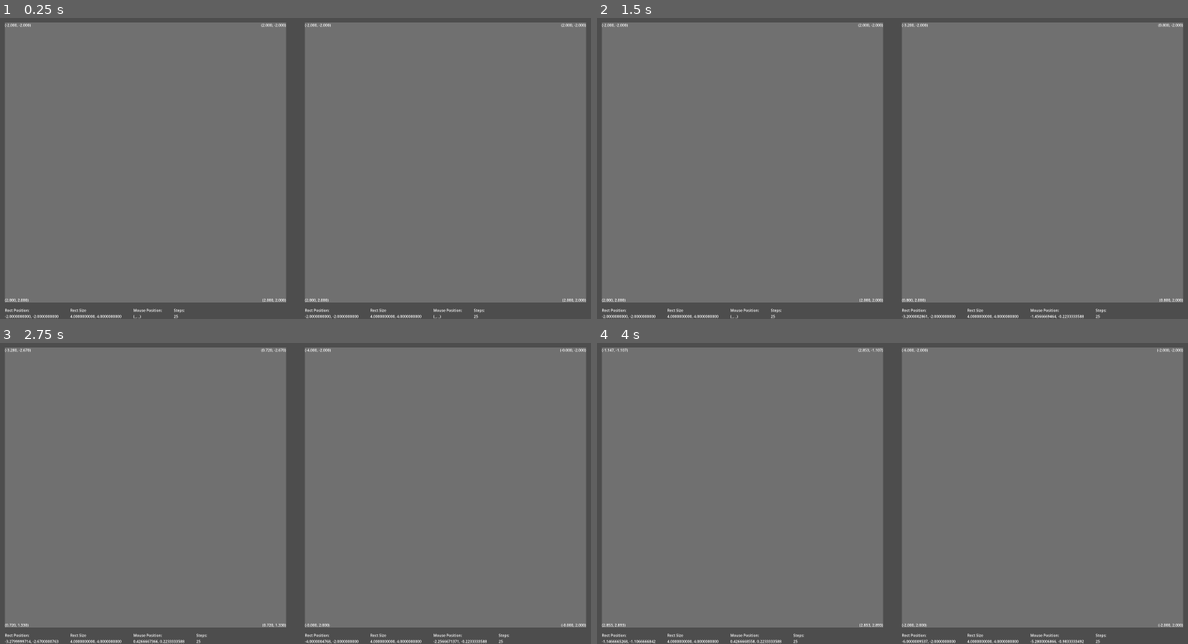
Above: before the commit, frames 1-4 (two rows, left to right).
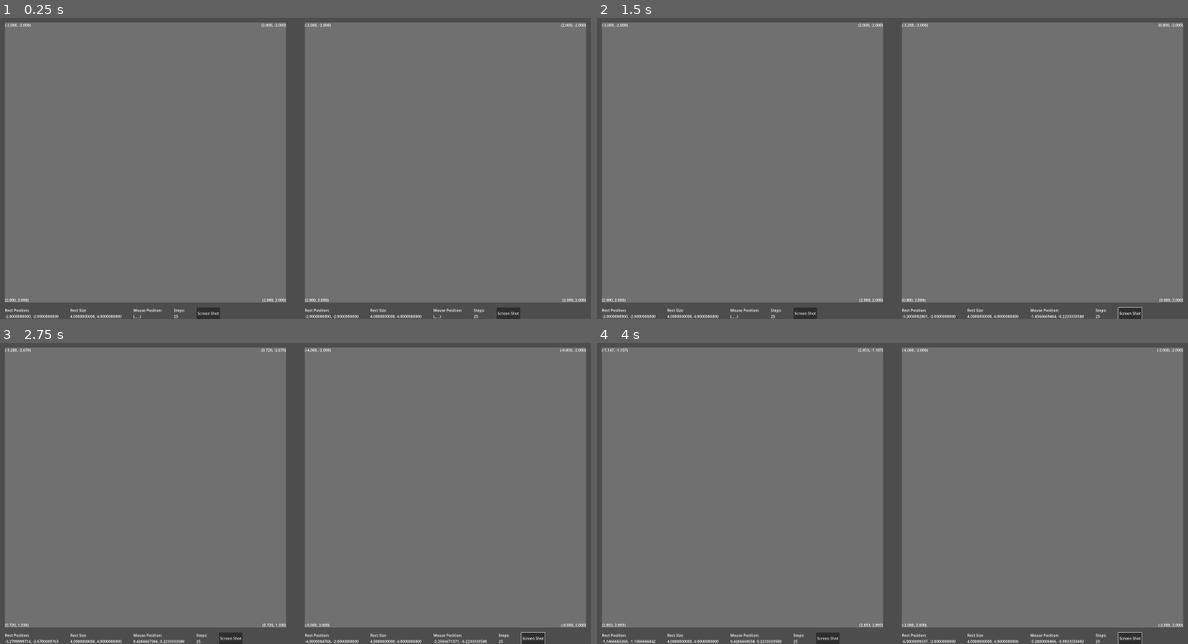
Above: after the commit, the same moments.

Repository: kirkatia98/mandelbrot
Game: Godot game, scene res://root.tscn
The game is run twice, just before and just after one commit, with the same random seed, the same clock (stepped at 60 frames per second) and the same inputs.
Inputs (mouse positions are in pixels of both pictures, inside the frame that each line leads up to):
- Up to frame 1 (0.25 s): no input
- Up to frame 2 (1.5 s): click (803, 312) at 0.5 s, where only the run after the commit has a clickable "Screen Shot"; tap Enter at 1.25 s; move the mouse to (1022, 147) at 1.27 s; hold Right (ui_right) from 1.28 s (still down); click (1022, 147) at 1.42 s
- Up to frame 3 (2.75 s): release Right (ui_right) at 2 s; tap Space at 2 s; drag from (177, 502) to (265, 550) at 2.02 s
- Up to frame 4 (4 s): tap Enter at 2.75 s; move the mouse to (951, 418) at 2.77 s; hold Right (ui_right) 2.78-3.5 s; click (951, 418) at 2.92 s; tap Space at 3.5 s; drag from (862, 550) to (715, 439) at 3.52 s

The runs differ from the first frame. In frame 1, 0.3% of the frame differs, in the area x 33-88%, y 96-100%; in frame 2, 0.3%, in the area x 33-93%, y 96-100%; in frame 3, 0.3%; in frame 4, 0.3%.

Commit message:
screenshot saving prototype

Diff:
--- a/fractal.gd
+++ b/fractal.gd
@@ -105,6 +105,17 @@
 	return int(50.0/pow(rect_size.length(), 0.4))
 
 
+func save_png():
+	var viewport : Viewport = get_viewport()
+	var texture: Texture2D = viewport.get_texture()
+	var image : Image = texture.get_image()
+
+	var res = image.save_png("res://image.png")
+	print(image)
+	print(res)
+
+
+# drag and zoom input using a mouse
 func _input(event):
 	var local_mouse = get_local_mouse_position()
 	var global_mouse = get_global_mouse_position()
@@ -157,3 +168,7 @@
 	# faster movement
 	var input_vector : Vector2 = Input.get_vector("ui_left", "ui_right", "ui_up", "ui_down")
 	rect_position -= pan_speed * rect_size * input_vector
+
+
+func _on_button_pressed():
+	pass # Replace with function body.
--- a/fractal.tscn
+++ b/fractal.tscn
@@ -102,5 +102,11 @@
 text = "Steps:
 25"
 
-[node name="ResourcePreloader" type="ResourcePreloader" parent="."]
+[node name="ResourcePreloader" type="ResourcePreloader" parent="Debug Hints"]
 resources = [PackedStringArray("sample", "shader"), [ExtResource("4_lsovt"), ExtResource("2_mqpwo")]]
+
+[node name="Button" type="Button" parent="Debug Hints"]
+layout_mode = 2
+text = "Screen Shot"
+
+[connection signal="pressed" from="Debug Hints/Button" to="." method="save_png"]
Binary file added: image.png
